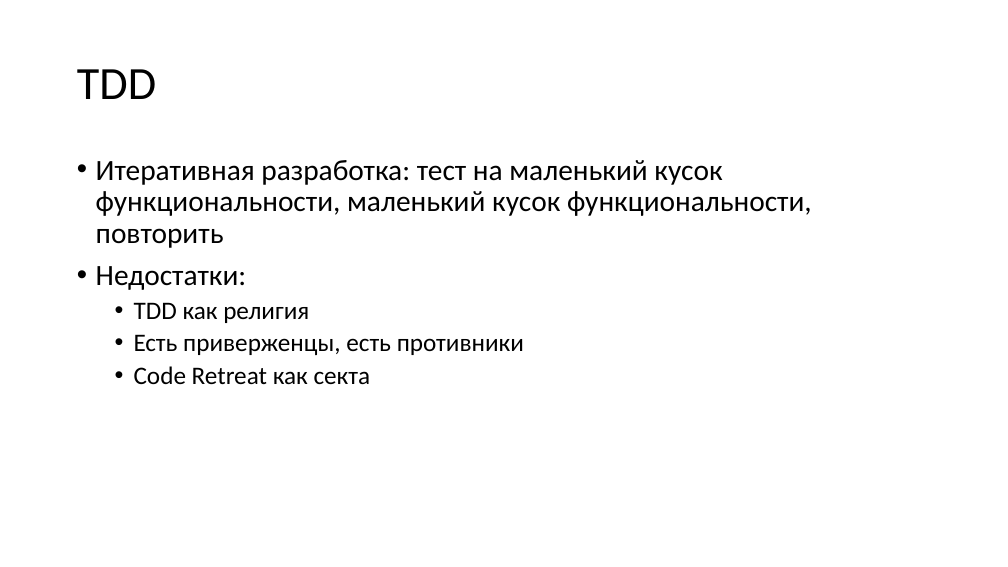
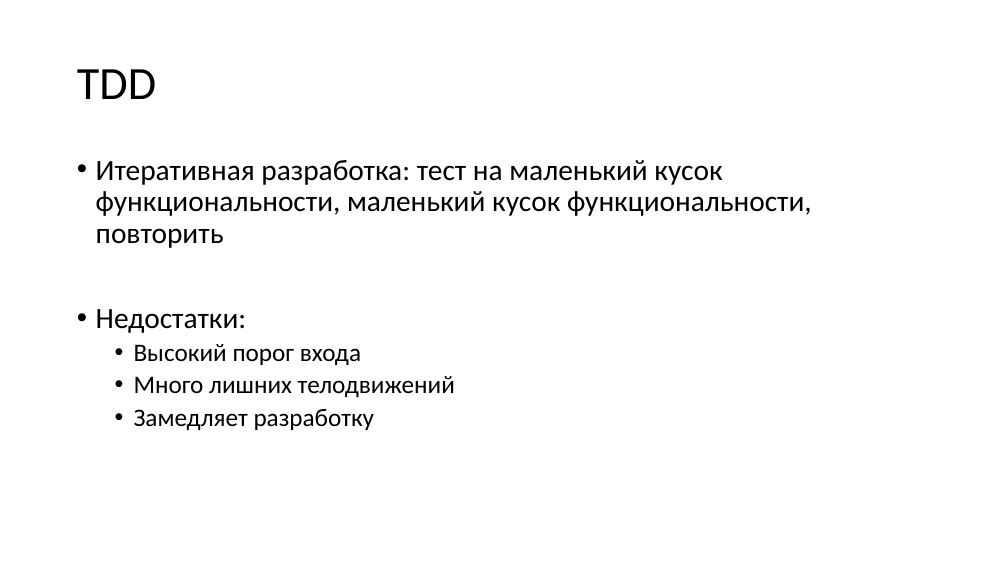
Before and after one commit to kugushev/presentations, a slide deck: slide 6 of Presentation.pptx. Drawn at 1008x567 pixels with LibreOffice and Linux fonts; fonts in the diff are those of the drawing. Boxes give left, top, right and bottom in pixels: in the first picture for what was removed or moved away, otherwise in the second. Text is boxed around its words. In the diff, an @@ line names an element or a change of style, - is before the commit and + after.

```diff
--- a/Presentation.pptx
+++ b/Presentation.pptx
@@ text at (x1=134, y1=344, x2=455, y2=430): text changed @@
-  • TDD как религия
-  • Есть приверженцы, есть противники
-  • Code Retreat как секта
+  • Высокий порог входа
+  • Много лишних телодвижений
+  • Замедляет разработку
```
Also in this commit, not shown: 6 other slides changed, 1 other file.
